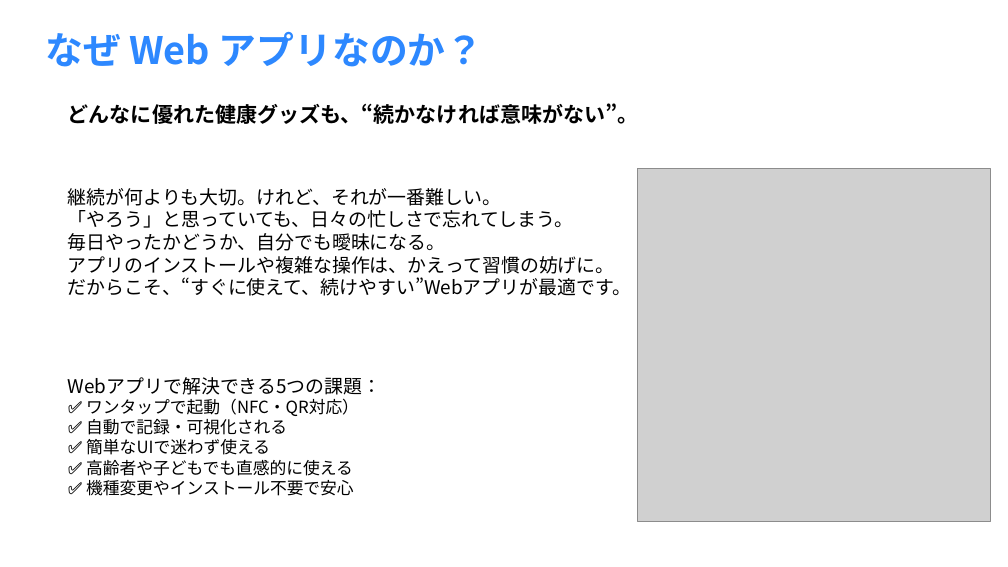
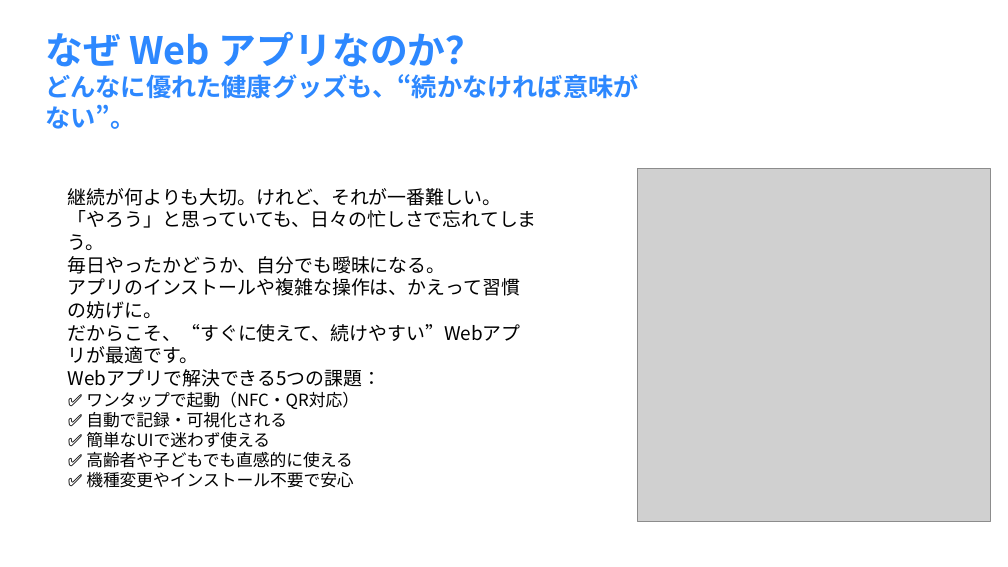
Before and after one commit to renton352/ultrabreath, a slide deck: slide 2 of 資料/ultrabreath_slide8_summary_nfc.pptx. Drawn at 1008x567 pixels with LibreOffice and Linux fonts; fonts in the diff are those of the drawing; grey boxes stand for pictures. Boxes give left, top, right and bottom in pixels: in the first picture for what was removed or moved away, otherwise in the second. Text is boxed around its words. In the diff, an @@ line names an element or a change of style, - is before the commit and + after.

```diff
--- a/資料/ultrabreath_slide8_summary_nfc.pptx
+++ b/資料/ultrabreath_slide8_summary_nfc.pptx
@@ text at (x1=45, y1=74, x2=638, y2=99): paragraph added @@
+どんなに優れた健康グッズも、“続かなければ意味がない”。
@@ text removed at (x1=68, y1=103, x2=638, y2=124) @@
-どんなに優れた健康グッズも、“続かなければ意味がない”。
@@ text at (x1=68, y1=369, x2=381, y2=488): paragraphs added @@
+Webアプリで解決できる5つの課題：
+✅ ワンタップで起動（NFC・QR対応）
+✅ 自動で記録・可視化される
+✅ 簡単なUIで迷わず使える
+✅ 高齢者や子どもでも直感的に使える
+✅ 機種変更やインストール不要で安心
@@ text removed at (x1=68, y1=377, x2=381, y2=496) @@
-Webアプリで解決できる5つの課題：
-✅ ワンタップで起動（NFC・QR対応）
-✅ 自動で記録・可視化される
-✅ 簡単なUIで迷わず使える
-✅ 高齢者や子どもでも直感的に使える
-✅ 機種変更やインストール不要で安心
```
Also in this commit, not shown: 7 other slides changed, 1 other file.
